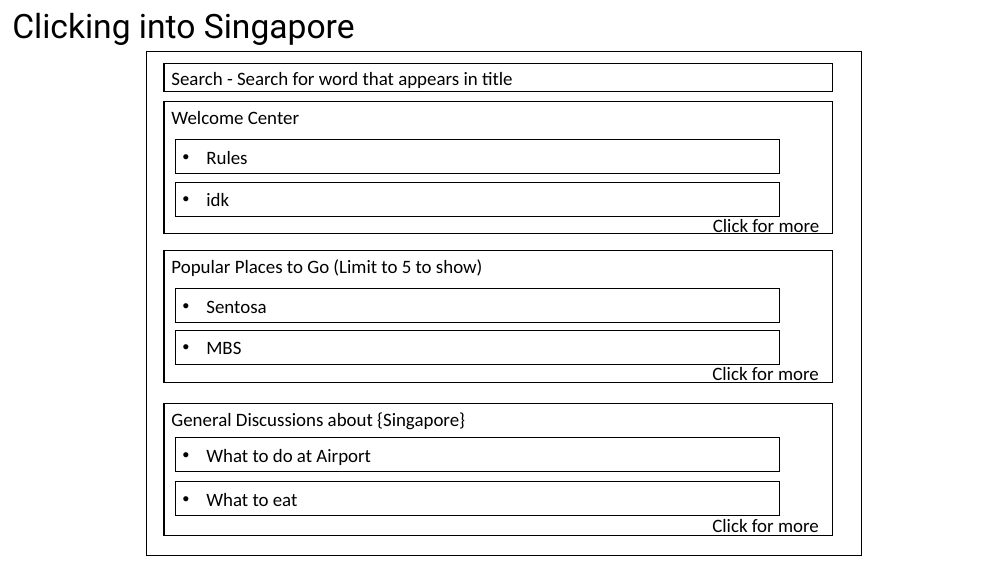
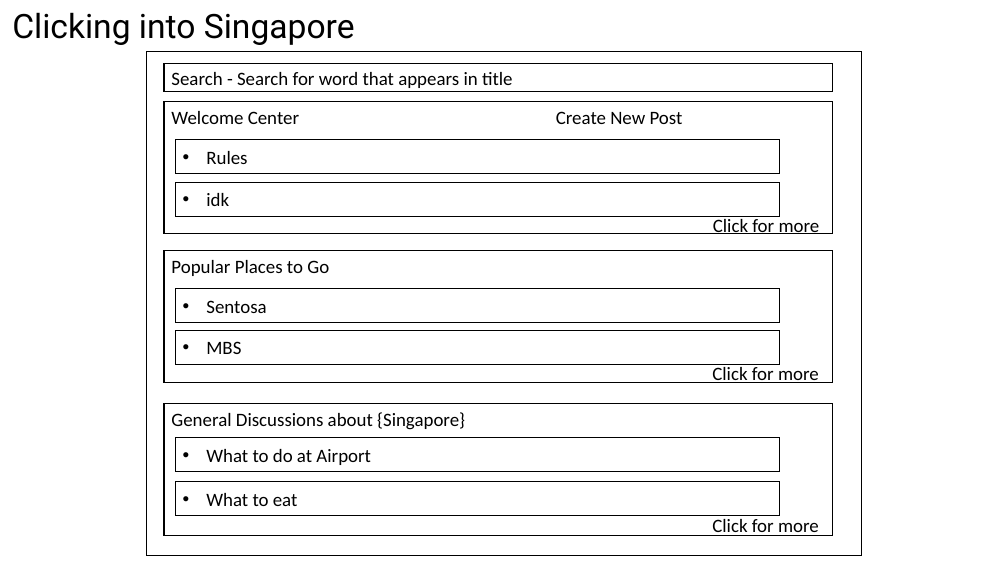
Before and after one commit to SherwinKhoo/travel-go-where, a slide deck: slide 9 of Project-3.pptx (slide 7 before the commit). Drawn at 1008x567 pixels with LibreOffice and Linux fonts; fonts in the diff are those of the drawing. Boxes give left, top, right and bottom in pixels: in the first picture for what was removed or moved away, otherwise in the second. Text is boxed around its words. In the diff, an @@ line names an element or a change of style, - is before the commit and + after.

```diff
--- a/Project-3.pptx
+++ b/Project-3.pptx
@@ text added at [556, 111, 683, 124], 18 pt, text #000000 @@
+Create New Post
@@ text in rectangle at [171, 260, 329, 276]: text changed @@
-Popular Places to Go (Limit to 5 to show)
+Popular Places to Go
```
Also in this commit, not shown: 8 other slides changed, 1 slide added, 5 slides removed.
